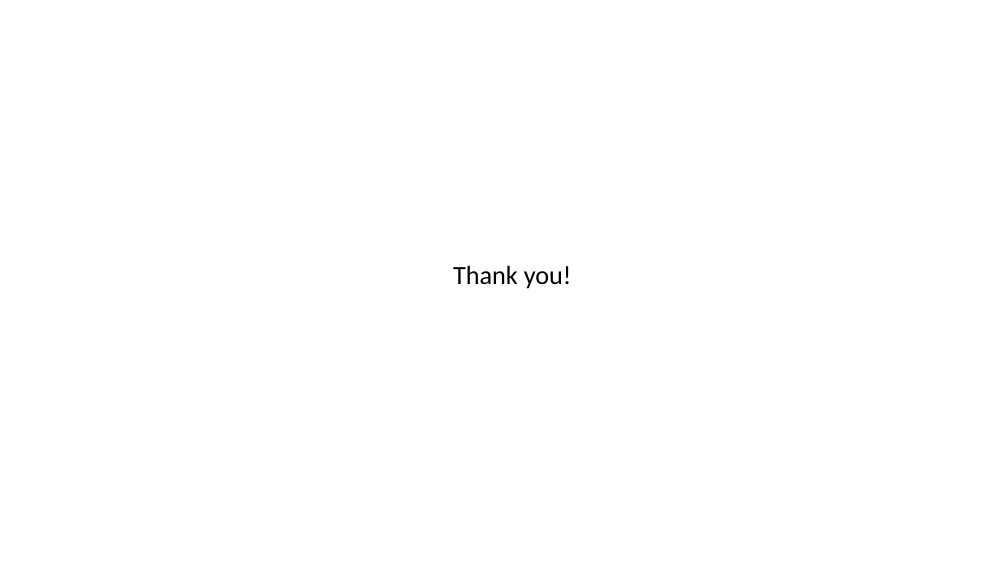
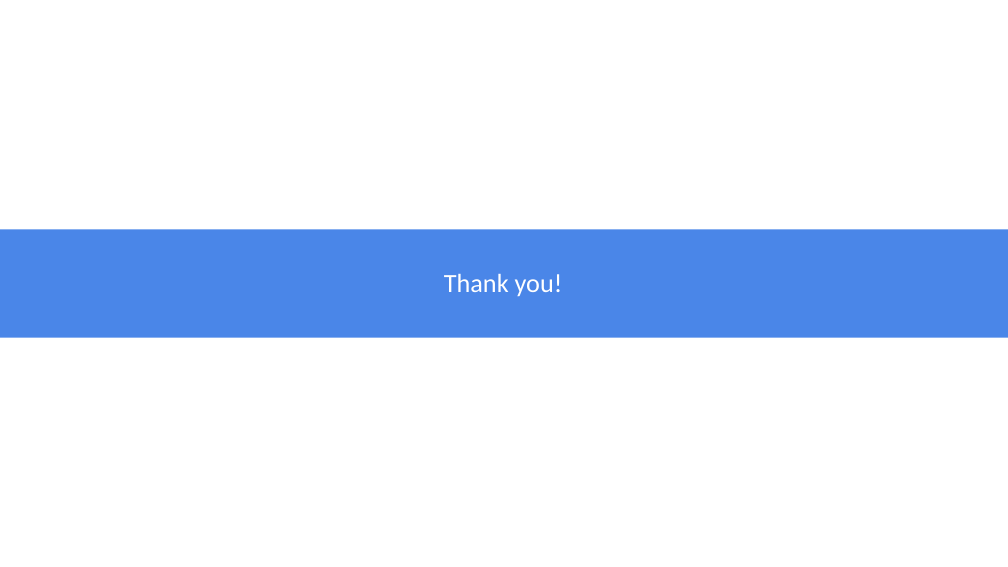
Before and after one commit to JayLohokare/who-am-I, a slide deck: slide 21 of Who am I.pptx. Drawn at 1008x567 pixels with LibreOffice and Linux fonts; fonts in the diff are those of the drawing. Boxes give left, top, right and bottom in pixels: in the first picture for what was removed or moved away, otherwise in the second. Text is boxed around its words. In the diff, an @@ line names an element or a change of style, - is before the commit and + after.

```diff
--- a/Who am I.pptx
+++ b/Who am I.pptx
@@ rectangle added at <box>0,229,1008,337</box>, fill #4A86E8 @@
@@ title "Thank you!": place and size @@
-title "Thank you!" at <box>453,265,572,289</box>
+title "Thank you!" at <box>444,274,563,297</box>
@@ title "Thank you!" at <box>444,274,563,297</box>: text colour #000000 to #FFFFFF @@
```
Also in this commit, not shown: 19 other slides changed.
